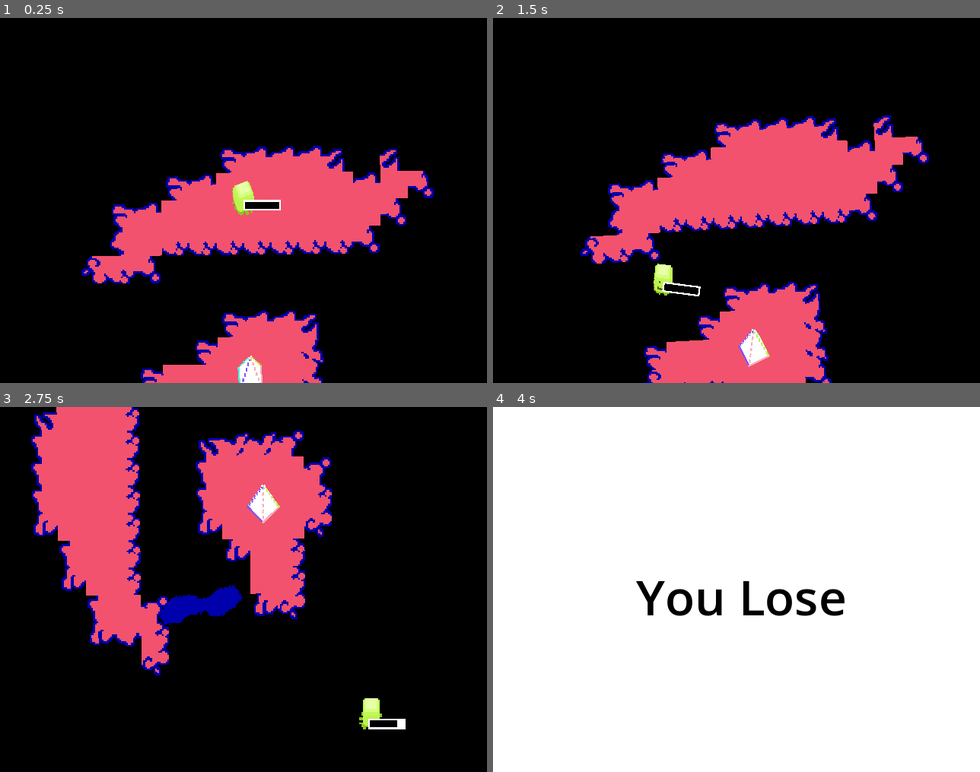
Above: before the commit, frames 1-4 (two rows, left to right).
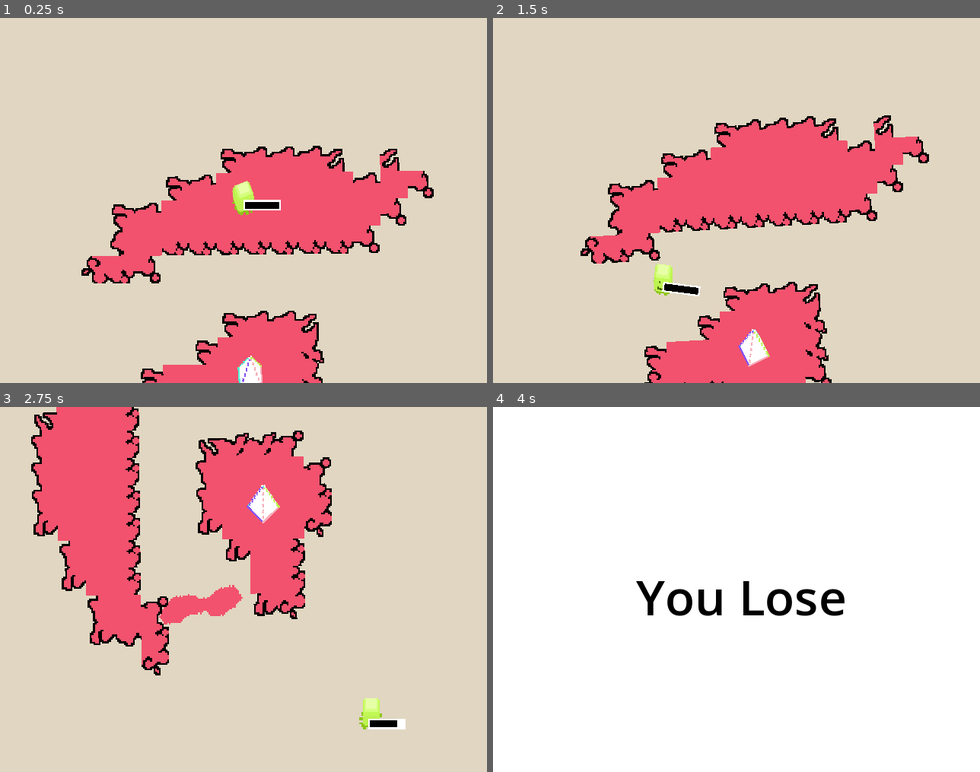
Above: after the commit, the same moments.

Repository: Suikyoo/upcsg-game-jam-2026
Game: Godot game, scene res://scenes/levels/level_1.tscn
The game is run twice, just before and just after one commit, with the same random seed, the same clock (stepped at 60 frames per second) and the same inputs.
Inputs (mouse positions are in pixels of both pictures, inside the frame that each line leads up to):
- Up to frame 1 (0.25 s): no input
- Up to frame 2 (1.5 s): tap Enter (ui_accept) at 0.5, 0.77 s; move the mouse to (843, 182) at 0.52 s; hold D (ui_right) 0.53-1.28 s; tap Q (anti-rotate) at 0.6 s; click (843, 182) at 0.67 s; move the mouse to (639, 218) at 1.27 s; hold S (ui_down) from 1.28 s (still down); tap E (pro-rotate) at 1.35 s
- Up to frame 3 (2.75 s): tap Enter (ui_accept) at 1.52 s; move the mouse to (292, 509) at 2.02 s; release S (ui_down) at 2.03 s; hold D (ui_right) from 2.03 s (still down); tap Q (anti-rotate) at 2.1 s
- Up to frame 4 (4 s): move the mouse to (712, 662) at 2.77 s; release D (ui_right) at 2.78 s; hold W (ui_up) 2.78-3.53 s; tap E (pro-rotate) at 2.85 s; click (712, 662) at 2.92 s; tap Enter (ui_accept) at 3.02, 3.77 s; move the mouse to (882, 644) at 3.52 s; hold A (ui_left) from 3.53 s (still down); tap Q (anti-rotate) at 3.6 s

The runs differ from the first frame. In frame 1, 83% of the frame differs, in the area x 0-100%, y 0-100%; in frame 2, 80%; in frame 3, 81%; in frame 4, nothing differs.

Commit message:
slight changes to experimental colors

Diff:
--- a/scenes/levels/level_1.tscn
+++ b/scenes/levels/level_1.tscn
@@ -13,7 +13,7 @@
 
 [sub_resource type="ShaderMaterial" id="ShaderMaterial_qxy0u"]
 shader = ExtResource("3_dga24")
-shader_parameter/outline_color = Color(0, 0, 0.6784314, 1)
+shader_parameter/outline_color = Color(0, 0, 0, 1)
 shader_parameter/outline_thickness = 10.0
 shader_parameter/SCREEN_SIZE = Vector2(640, 480)
 
@@ -110,7 +110,7 @@
 [sub_resource type="ShaderMaterial" id="ShaderMaterial_excbq"]
 shader = ExtResource("10_qxy0u")
 shader_parameter/chroma_color = Color(0.3019608, 0.3019608, 0.3019608, 1)
-shader_parameter/bg_color = Color(0, 0, 0, 1)
+shader_parameter/bg_color = Color(0.88, 0.8389333, 0.7568, 1)
 shader_parameter/SCREEN_SIZE = Vector2(0, 0)
 
 [sub_resource type="ViewportTexture" id="ViewportTexture_ir15t"]
Binary file changed: assets/shard.png
